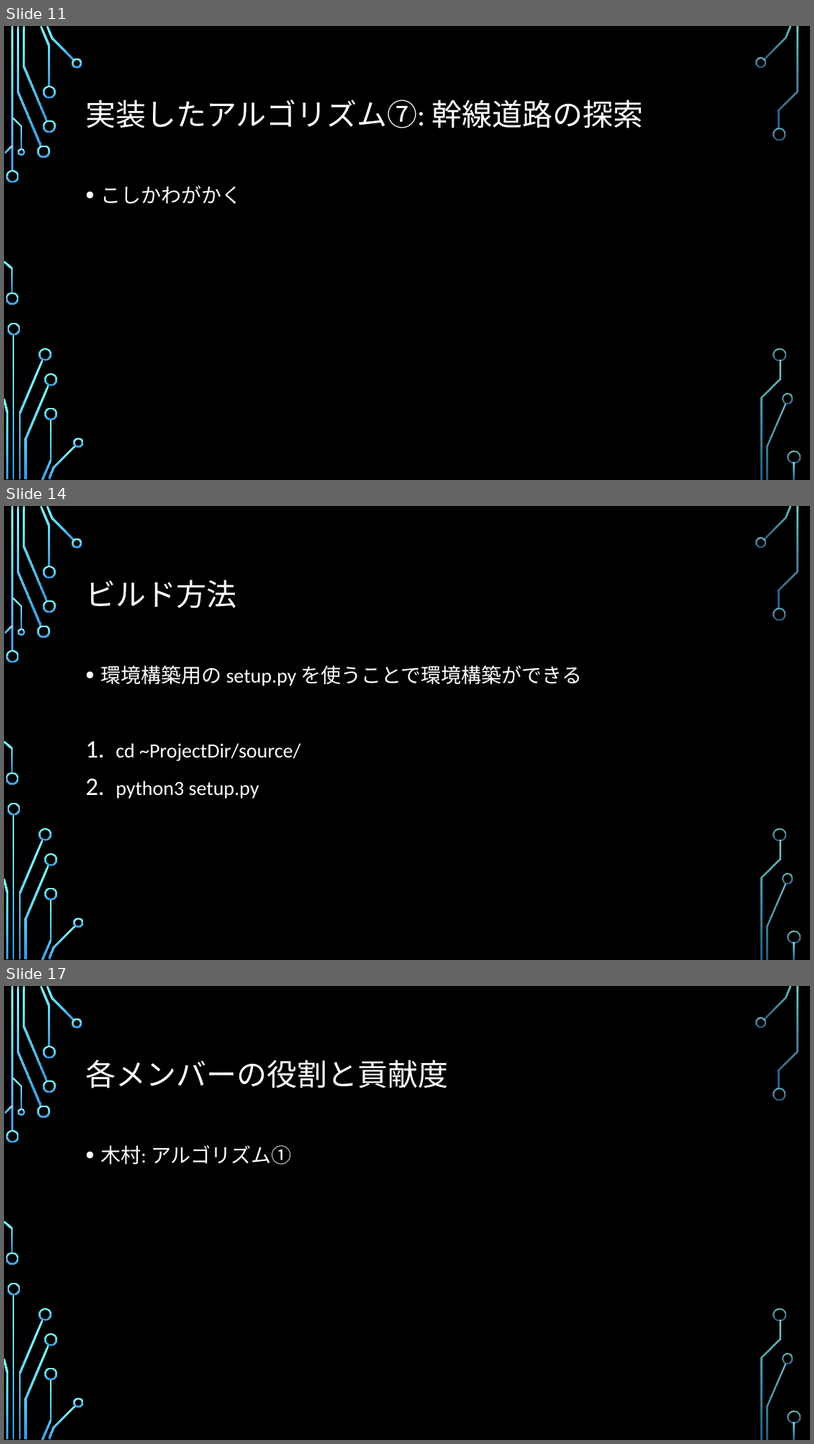
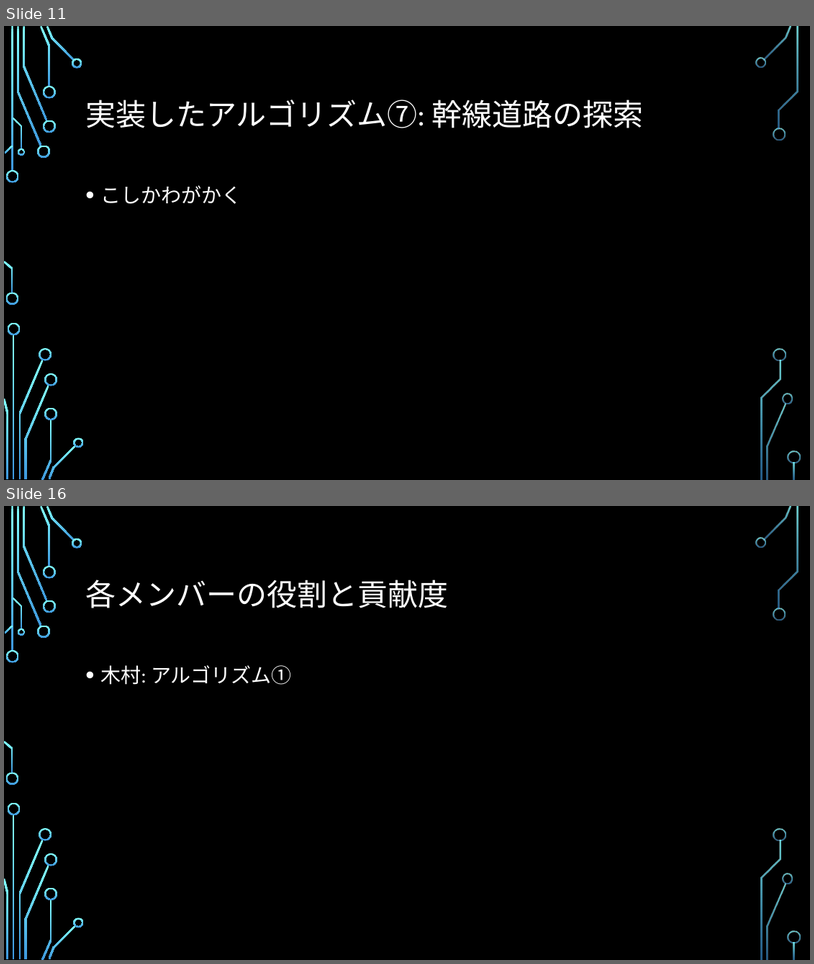
Before and after one commit to ie03-aizu-2019/ie03project-skys, a slide deck: Reports/Midterm.pptx. Shown one above the other, each under a label of ours: slides 11, 14 and 17 before the commit, slides 11 and 16 after it; the slides between them are not shown. The pictures are 814x1444 and 814x964 pixels, drawn with LibreOffice and Linux fonts; fonts in the diff are those of the drawing; background and template pictures are left out. Boxes give left, top, right and bottom in pixels: in the first picture for what was removed or moved away, otherwise in the second. Text is boxed around its words. In the diff, an @@ line names an element or a change of style, - is before the commit and + after.

```diff
--- a/Reports/Midterm.pptx
+++ b/Reports/Midterm.pptx
@@ slide 14 removed at (x1=4, y1=506, x2=810, y2=960), background picture (left out); not listed: 36 template elements that a slide beside it also shows @@
@@ title removed at (x1=85, y1=579, x2=237, y2=608) @@
-ビルド方法
@@ text removed at (x1=100, y1=665, x2=583, y2=798) @@
-• 環境構築用の setup.py を使うことで環境構築ができる
-1. cd ~ProjectDir/source/
-2. python3 setup.py
@@ what was slide 17 is now slide 16 @@
```
Also in this commit, not shown: 11 slides changed, 2 other files.
